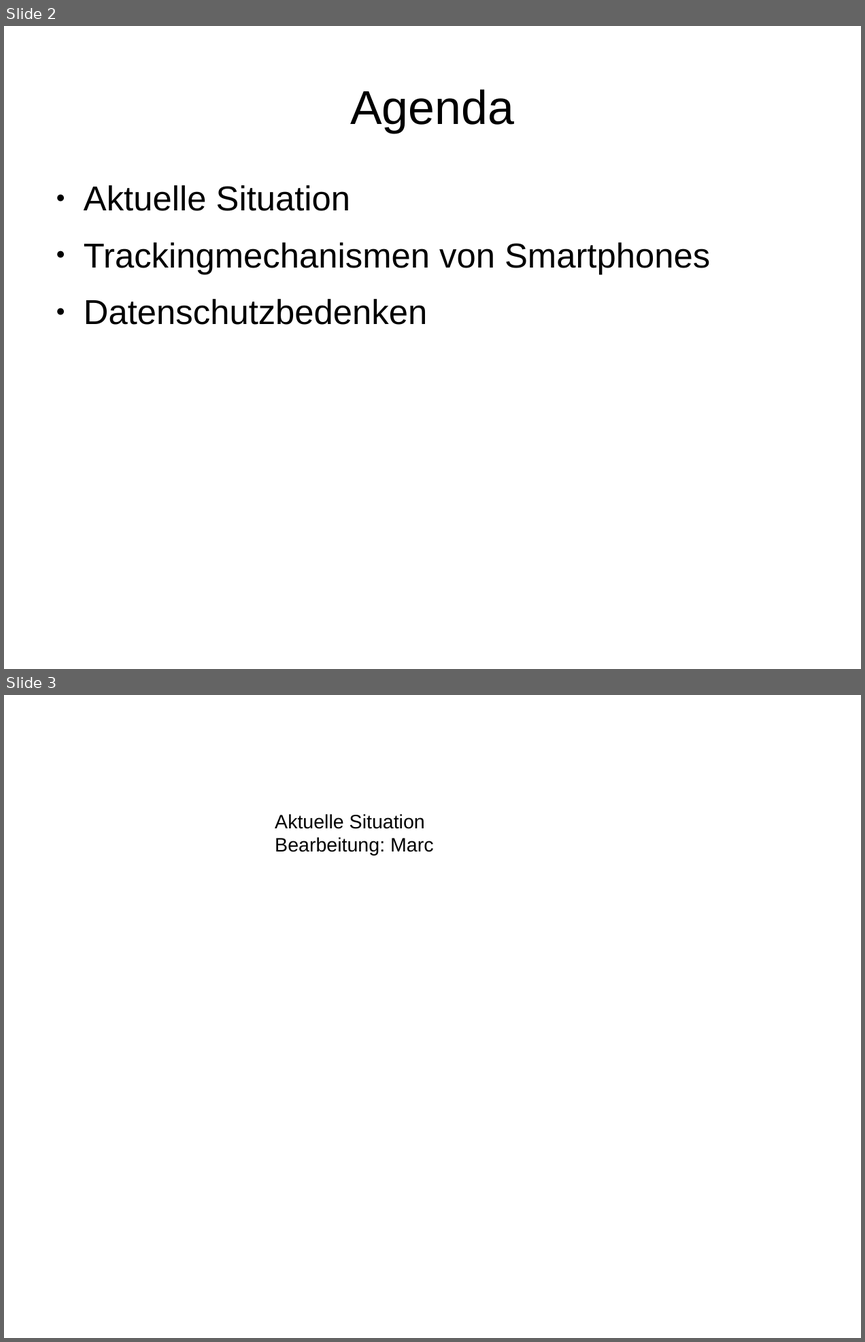
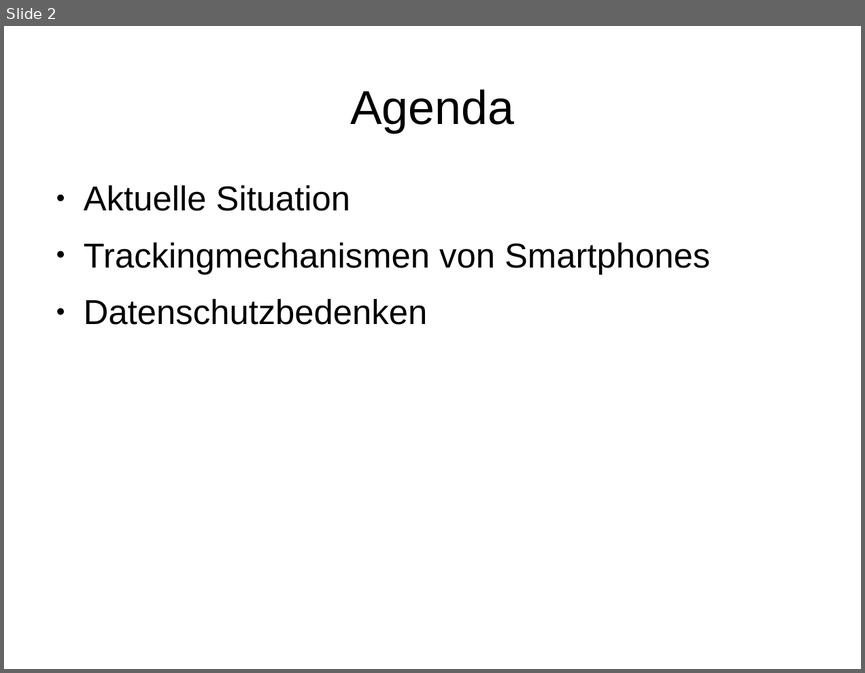
Before and after one commit to Goldwaage/MobileGeolocating, a slide deck: Presentation/4_B_Döringk_Kasper_Ryvkin.odp. Shown one above the other, each under a label of ours: slides 2 and 3 before the commit, slide 2 after it. The pictures are 865x1342 and 865x673 pixels, drawn with LibreOffice and Linux fonts; fonts in the diff are those of the drawing. Boxes give left, top, right and bottom in pixels: in the first picture for what was removed or moved away, otherwise in the second. Text is boxed around its words. In the diff, an @@ line names an element or a change of style, - is before the commit and + after.

```diff
--- a/Presentation/4_B_Döringk_Kasper_Ryvkin.odp
+++ b/Presentation/4_B_Döringk_Kasper_Ryvkin.odp
@@ slide 3 removed at (4, 695, 861, 1338), background #FFFFFF @@
@@ text removed at (275, 814, 433, 855) @@
-Aktuelle Situation
-Bearbeitung: Marc
```
Also in this commit, not shown: 6 slides added, 2 other slides removed.
